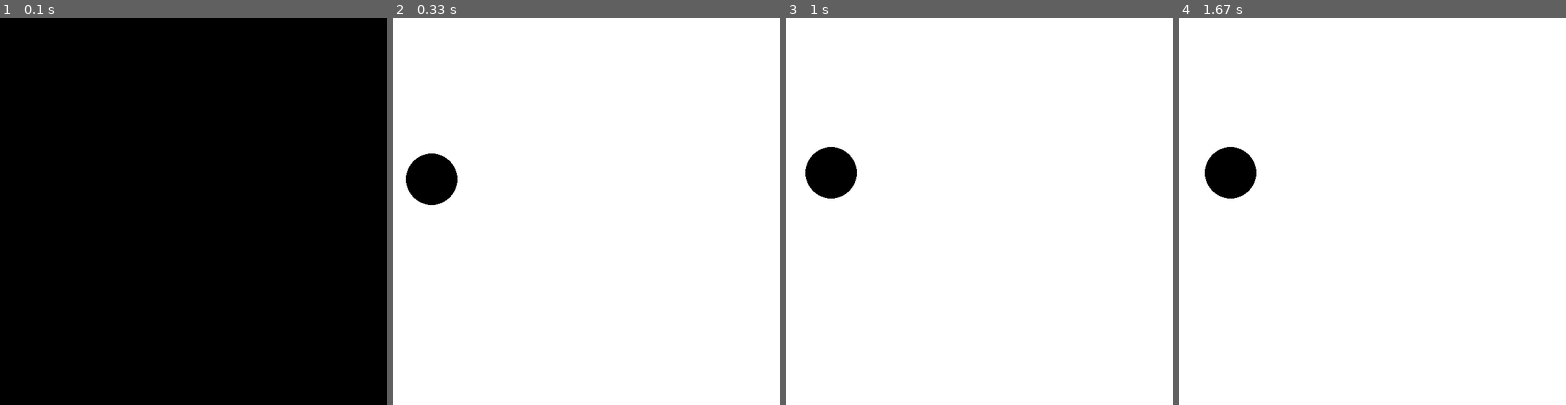
Above: before the commit, frames 1-4 (left to right).
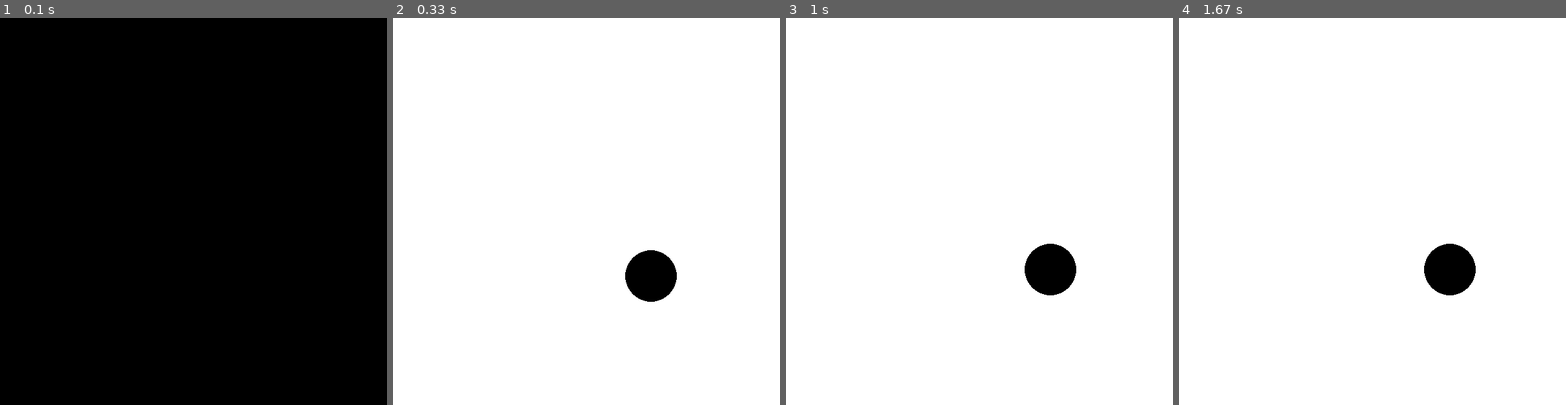
Above: after the commit, the same moments.

Repository: jsudlow/pygameEx1
Game: pygame game, started from ex1.1.py
Two runs of this game, one before a commit and one after it. Both use one fixed random seed, a clock stepped at 60 frames per second and the inputs below.
Inputs:
- Up to frame 1 (0.1 s): no input
- Up to frame 2 (0.33 s): no input
- Up to frame 3 (1 s): hold Right 0.33-0.8 s; hold Up from 0.83 s (still down)
- Up to frame 4 (1.67 s): release Up at 1.13 s; hold Right 1.17-1.63 s

Frame 1 is identical in both runs. In frame 2, 2.8% of the frame differs, in the area x 3-74%, y 35-74%; in frame 3, 2.8%; in frame 4, 2.8%.

Commit message:
made new player class and divided functionality

Diff:
--- a/ex1.1.py
+++ b/ex1.1.py
@@ -14,38 +14,25 @@
         self.screen_width = screen_width
         self.screen_height = screen_height
         self.screen = pygame.display.set_mode([self.screen_width,self.screen_height])
+        self.player = Player(400,400,40,BLACK)
 
     def setCaption(self,caption):
         pygame.display.set_caption(caption)
+
     def draw_screen(self):
         self.screen.fill(WHITE)
-        pygame.draw.circle(self.screen, BLACK, [self.circle_position[0],self.circle_position[1]], 40)
+        self.player.draw(self.screen)
         pygame.display.flip()
-    def move_down(self,ammount):
-        self.circle_position[1] += ammount
-    def move_up(self,ammount):
-        self.circle_position[1] -= ammount
-    def move_right(self,ammount):
-        self.circle_position[0] += ammount
-    def move_left(self,ammount):
-        self.circle_position[0] -= ammount
+
     def handle_events(self):
         for event in pygame.event.get(): # User did something
-                if event.type == pygame.QUIT: # If user clicked close
-                    self.done=True # Flag that we are done so we exit this loop
-                if event.type == KEYDOWN:
-                    if event.key == K_DOWN:
-                        self.move_down(10)
-                    if event.key == K_UP:
-                        self.move_up(10)
-                    if event.key == K_RIGHT:
-                        self.move_right(10)
-                    if event.key == K_LEFT:
-                        self.move_left(10)
+            if event.type == pygame.QUIT: # If user clicked close
+                self.done=True # Flag that we are done so we exit this loop
+            self.player.handle_event(event)
+
     def run(self):
         self.done = False
         clock = pygame.time.Clock()
-        self.circle_position = [60,250]
 
         while not self.done:
             clock.tick(10)
@@ -53,6 +40,39 @@
             self.draw_screen()
 
 
+class Player:
+    def __init__(self,x,y,radius,color):
+        self.x = x
+        self.y = y
+        self.radius = radius
+        self.color = color
+
+    def move_down(self,ammount):
+        self.y += ammount
+
+    def move_up(self,ammount):
+        self.y -= ammount
+
+    def move_right(self,ammount):
+        self.x += ammount
+
+    def move_left(self,ammount):
+        self.x -= ammount
+
+    def handle_event(self,event):
+        if event.type == KEYDOWN:
+            if event.key == K_DOWN:
+                self.move_down(10)
+            if event.key == K_UP:
+                self.move_up(10)
+            if event.key == K_RIGHT:
+                self.move_right(10)
+            if event.key == K_LEFT:
+                self.move_left(10)
+
+    def draw(self,screen):
+        pygame.draw.circle(screen, BLACK, [self.x,self.y], self.radius)
+
 app = Application(600,600)
 app.setCaption("Example py1.1")
 app.run()
